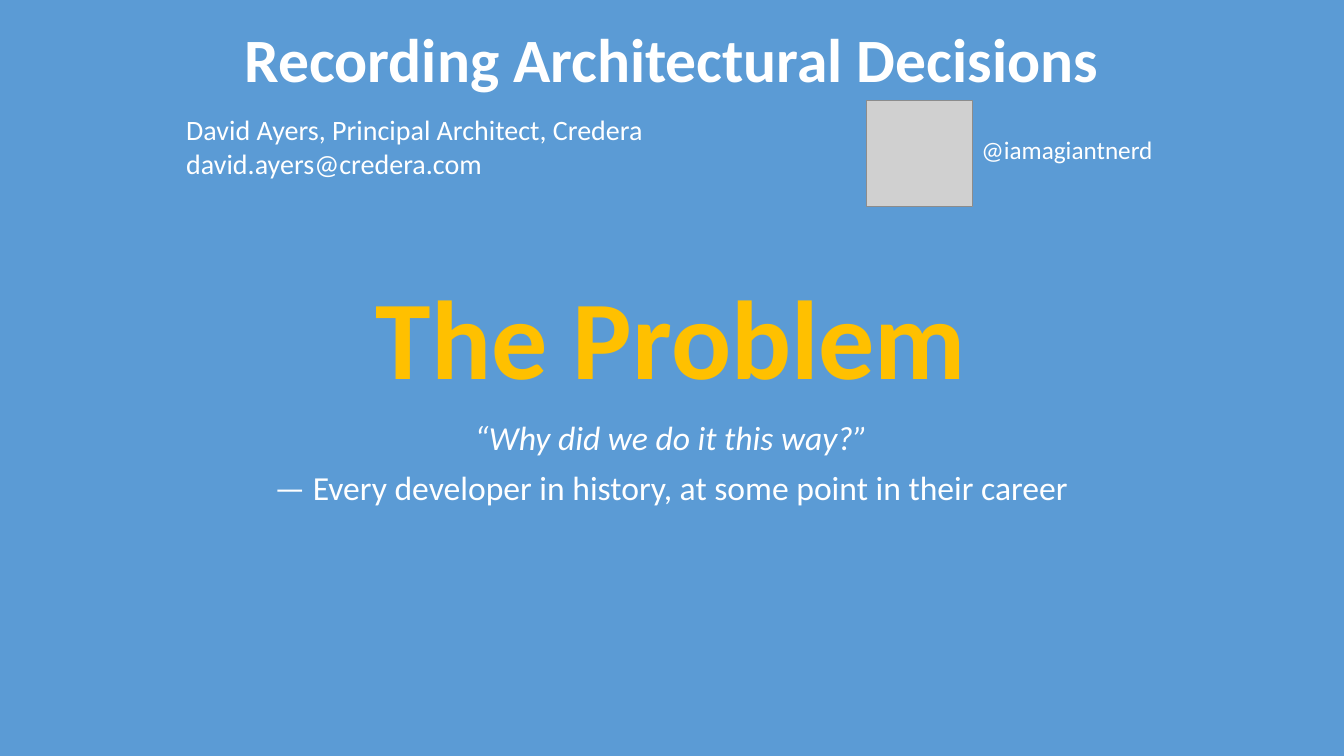
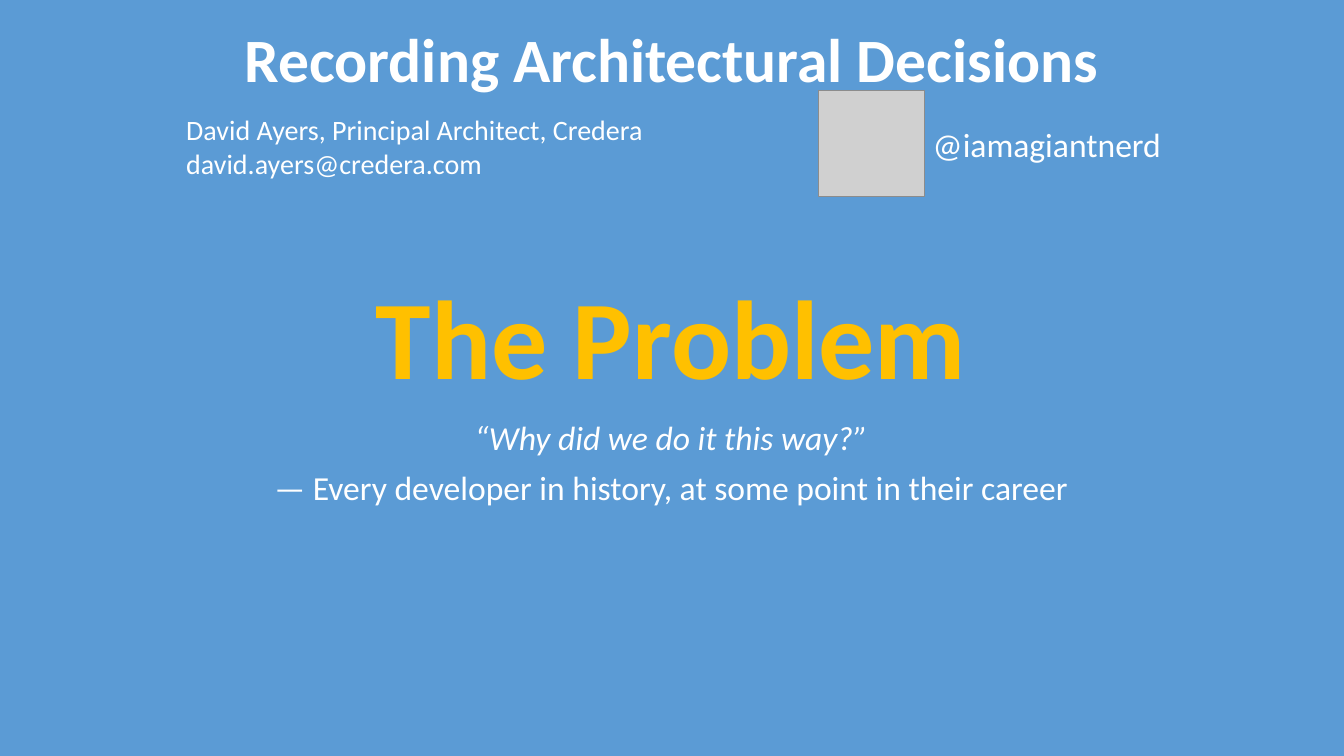
Before and after one commit to davidaayers/adr-talk-ignite, a slide deck: slide 1 of recording-architectural-decisions-ignite.pptx. Drawn at 1344x756 pixels with LibreOffice and Linux fonts; fonts in the diff are those of the drawing; grey boxes stand for pictures. Boxes give left, top, right and bottom in pixels: in the first picture for what was removed or moved away, otherwise in the second. Text is boxed around its words. In the diff, an @@ line names an element or a change of style, - is before the commit and + after.

```diff
--- a/recording-architectural-decisions-ignite.pptx
+++ b/recording-architectural-decisions-ignite.pptx
@@ picture: place and size @@
-picture at [867,101,973,207]
+picture at [819,91,925,197]
@@ text "@iamagiantnerd": place and size @@
-text "@iamagiantnerd" at [981,141,1152,164]
+text "@iamagiantnerd" at [933,133,1161,163]
@@ text "@iamagiantnerd" at [933,133,1161,163]: size 18 to 24 pt @@
```
Also in this commit, not shown: 3 other slides changed, 1 slide removed, 2 other files.
